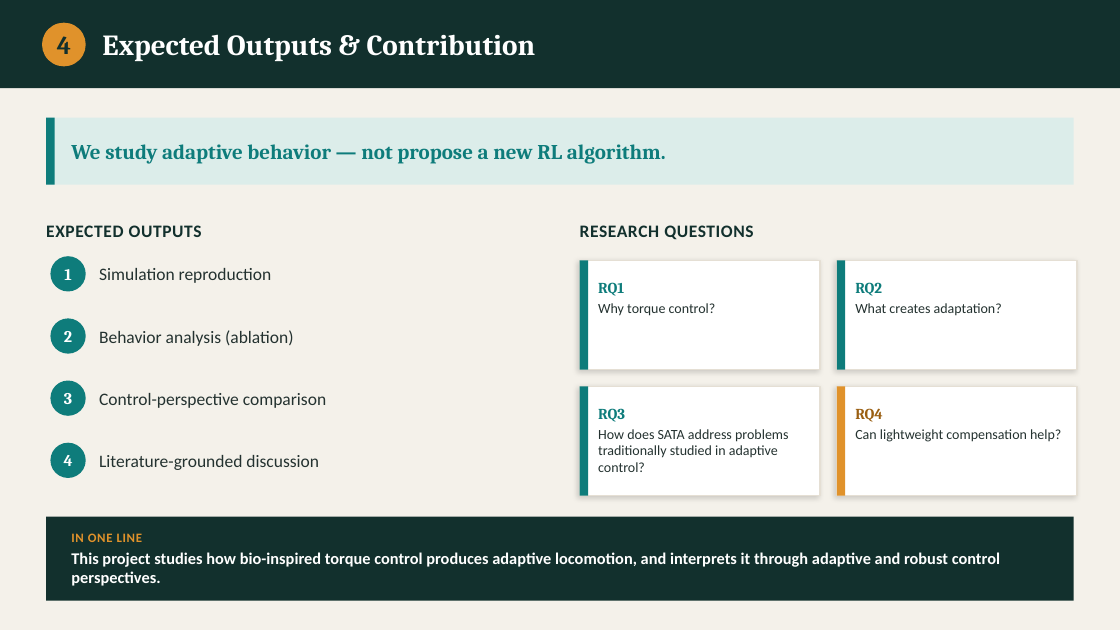
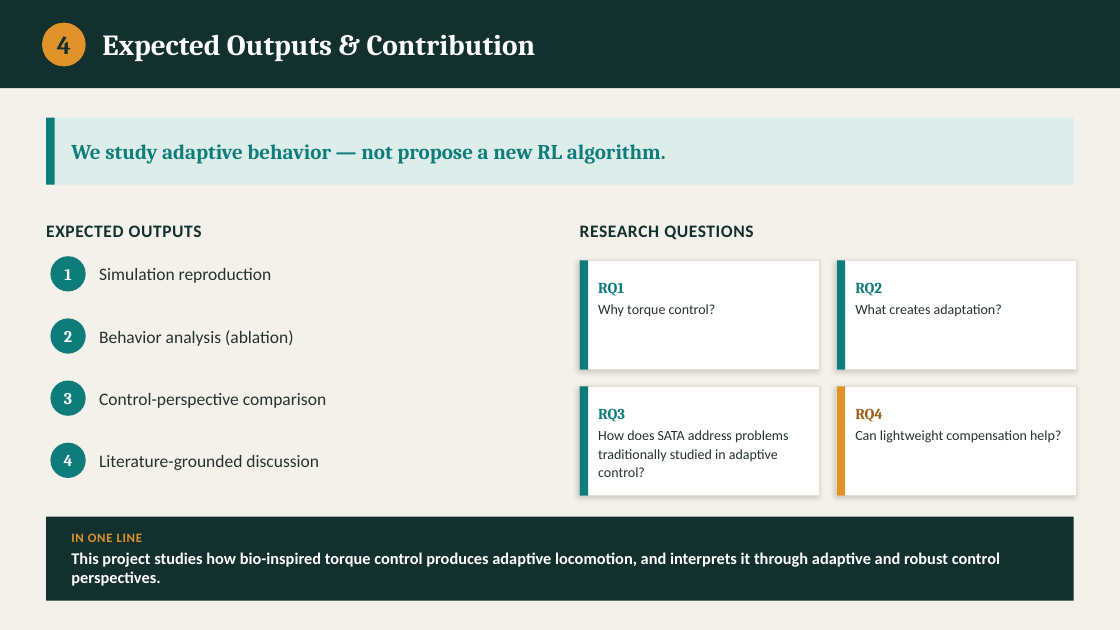
Before and after one commit to Stanley-1013/bio-inspired-adaptive-locomotion, a slide deck: slide 5 of docs/progress-report-v1.pptx. Drawn at 1120x630 pixels with LibreOffice and Linux fonts; fonts in the diff are those of the drawing. Boxes give left, top, right and bottom in pixels: in the first picture for what was removed or moved away, otherwise in the second. Text is boxed around its words. In the diff, an @@ line names an element or a change of style, - is before the commit and + after.

```diff
--- a/docs/progress-report-v1.pptx
+++ b/docs/progress-report-v1.pptx
@@ text "How does SATA address problems ..." at (x1=598, y1=430, x2=789, y2=477): line spacing 1 to 1.1 @@
```
Also in this commit, not shown: 4 other slides changed, 2 other files.
